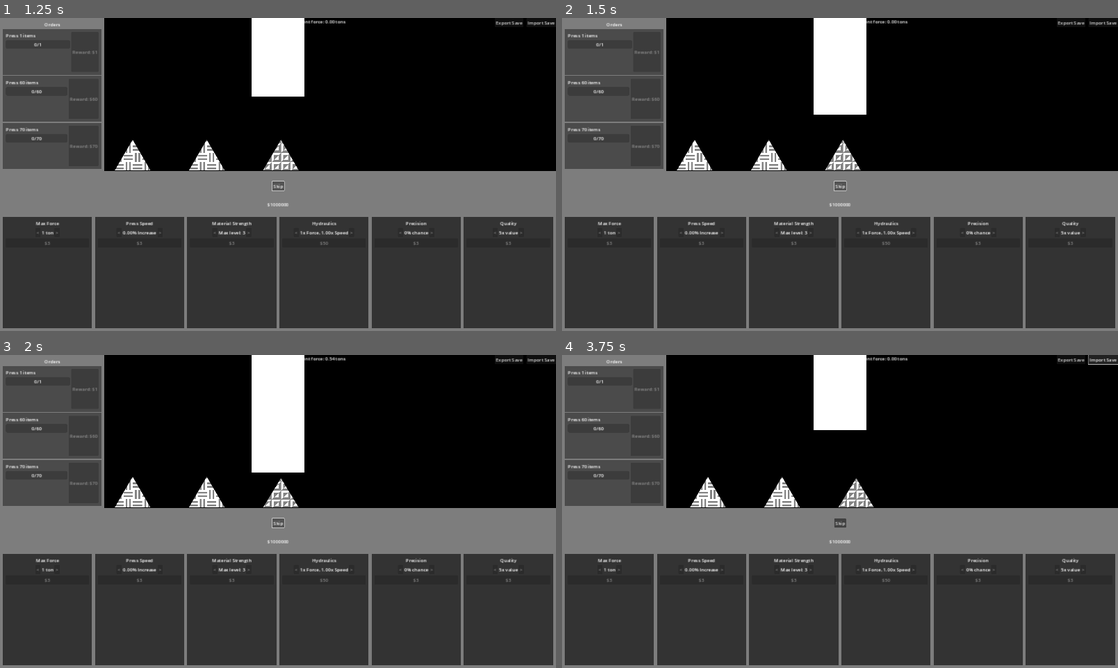
Above: before the commit, frames 1-4 (two rows, left to right).
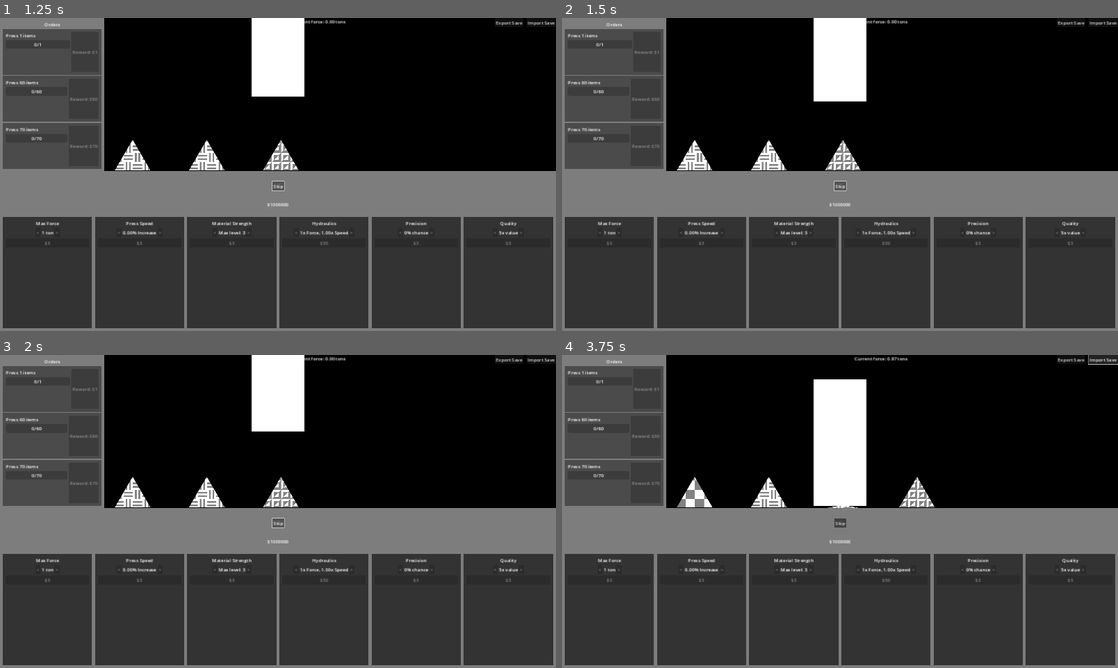
Above: after the commit, the same moments.

Repository: miyo6032/HydraulicPressIncremental
Game: Godot game, scene res://1_main.tscn
Same seed, same stepped clock (60 frames per second), same inputs: the game is played once before the commit and once after it.
Inputs (mouse positions are in pixels of both pictures, inside the frame that each line leads up to):
- Up to frame 1 (1.25 s): click "Skip" at 0.5 s
- Up to frame 2 (1.5 s): click "Skip" at 1.25 s
- Up to frame 3 (2 s): no input
- Up to frame 4 (3.75 s): tap Enter at 2 s; move the mouse to (962, 495) at 2.02 s; hold Up (ui_up) 2.03-2.75 s; tap Tab at 2.1 s; click (962, 495) at 2.17 s; click "Export Save" at 2.75 s; click "Import Save" at 3.5 s

Frame 1 is identical in both runs. In frame 2, 0.4% of the frame differs, in the area x 45-55%, y 26-31%; in frame 3, 1.3%; in frame 4, 4.2%, in the area x 20-67%, y 0-49%.
Error in both runs: Invalid access to property or key 'input' on a base object of type 'null instance'. (res://Main.gd:95)

Commit message:
add skip back in

Diff:
--- a/Press.gd
+++ b/Press.gd
@@ -86,12 +86,7 @@
         var resistance = current_crushable.get_current_resistance(crush_progress)
         if resistance > current_force:
             if current_force >= crushing_power:
-                is_crushing = false
-                var partial_time = (final_crushing_pos.global_position.y - visual.global_position.y) / (final_crushing_pos.global_position.y - start_crushing_pos.global_position.y)
-                var tween = create_tween()
-                tween.tween_callback(func(): current_force = 0).set_delay(time * 0.5)
-                tween.tween_property(visual, "global_position", start_crushing_pos.global_position, partial_time)
-                tween.tween_callback(func(): crush_finished.emit())
+                stop_crush_prematurely(0.5)
             else:
                 current_force = clampf(current_force + speed * force_ramp_multiplier * crushing_power, 0, crushing_power)
         else:
@@ -99,17 +94,21 @@
     else:
         move_press_down(speed)
 
+func stop_crush_prematurely(stop_delay):
+    is_crushing = false
+    var partial_time = 1 - (final_crushing_pos.global_position.y - visual.global_position.y) / (final_crushing_pos.global_position.y - start_crushing_pos.global_position.y)
+    var tween = create_tween()
+    tween.tween_callback(func(): current_force = 0).set_delay(calc_crushing_time() * stop_delay)
+    tween.tween_property(visual, "global_position", start_crushing_pos.global_position, calc_crushing_time() * partial_time)
+    tween.tween_callback(func(): crush_finished.emit())
+
 func move_press_down(movement):
     visual.global_position.y += movement
     update_crush(current_crushable)
 
 func skip_crushable():
-    pass
-    #if crush_tween:
-        #crush_tween.kill()
-        #update_crush(start_crushing_pos.global_position, current_crushable)
-        #crush_finished.emit()
-        #crush_tween = null
+    if is_crushing:
+        stop_crush_prematurely(0.25)
 
 func complete_crush(crushable):
     var crush_modifiers = CrushModifiers.new()
